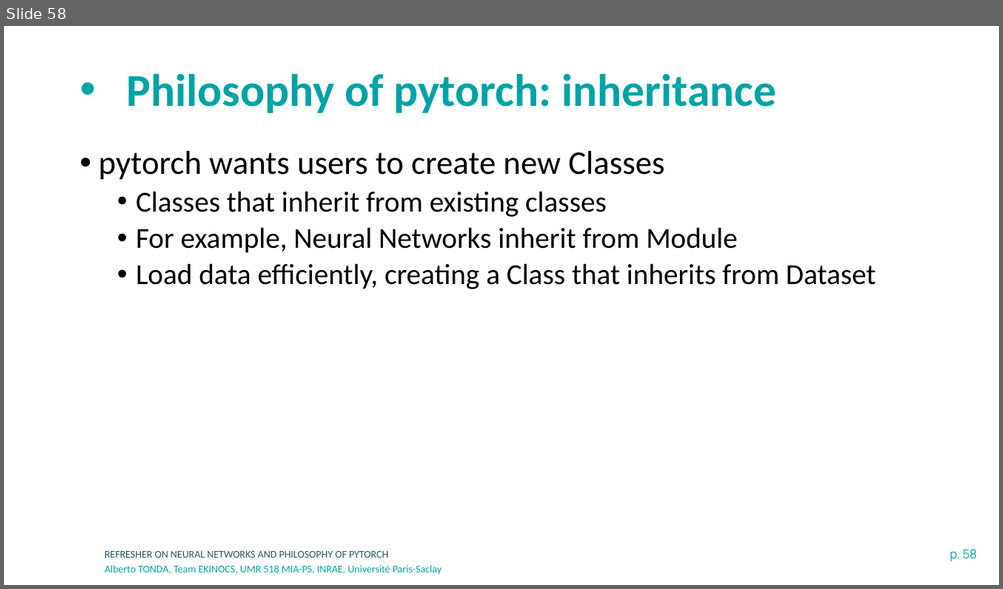
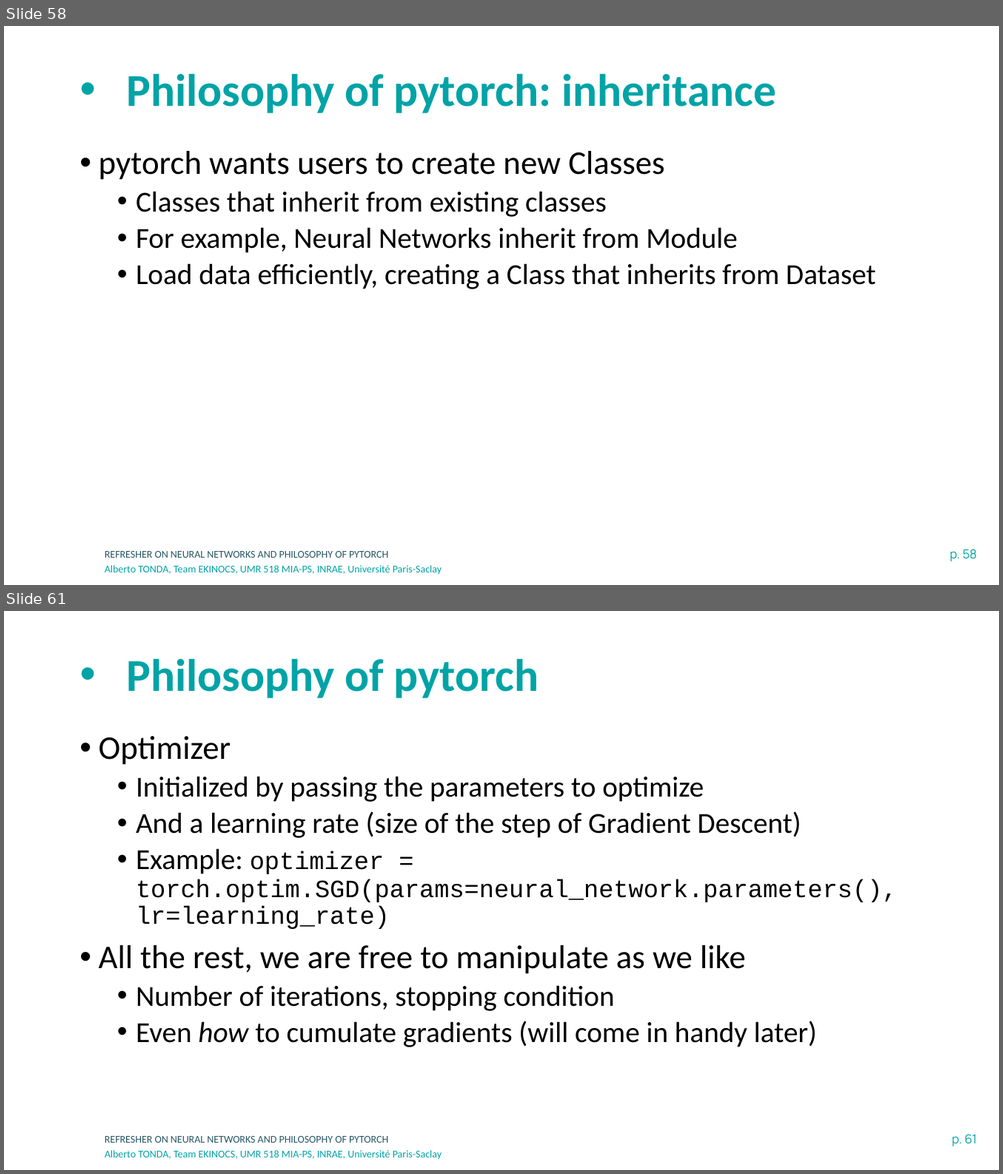
Before and after one commit to albertotonda/teaching, a slide deck: deep-learning-in-practice-with-pytorch/1-neural-networks-and-pytorch.pptx. Shown one above the other, each under a label of ours: slide 58 before the commit, slides 58 and 61 after it; the slides between them are not shown. The pictures are 1003x589 and 1003x1174 pixels, drawn with LibreOffice and Linux fonts; fonts in the diff are those of the drawing; background and template pictures are left out. Boxes give left, top, right and bottom in pixels: in the first picture for what was removed or moved away, otherwise in the second. Text is boxed around its words. In the diff, an @@ line names an element or a change of style, - is before the commit and + after.

```diff
--- a/deep-learning-in-practice-with-pytorch/1-neural-networks-and-pytorch.pptx
+++ b/deep-learning-in-practice-with-pytorch/1-neural-networks-and-pytorch.pptx
@@ slide 61 added at [4,611,999,1170], background #FFFFFF; not listed: 3 template elements that a slide beside it also shows @@
@@ title added at [126,658,539,698], 44 pt, text #00A3A6, bold @@
+• Philosophy of pytorch
@@ text added at [99,736,897,1048], 28 pt, text #000000 @@
+• Optimizer
+  • Initialized by passing the parameters to optimize
+  • And a learning rate (size of the step of Gradient Descent)
+  • Example: optimizer = torch.optim.SGD(params=neural_network.parameters(), lr=learning_rate)
+• All the rest, we are free to manipulate as we like
+  • Number of iterations, stopping condition
+  • Even how to cumulate gradients (will come in handy later)
```
Also in this commit, not shown: 2 slides changed, 2 other slides added, 19 slides removed, 3 other files.
